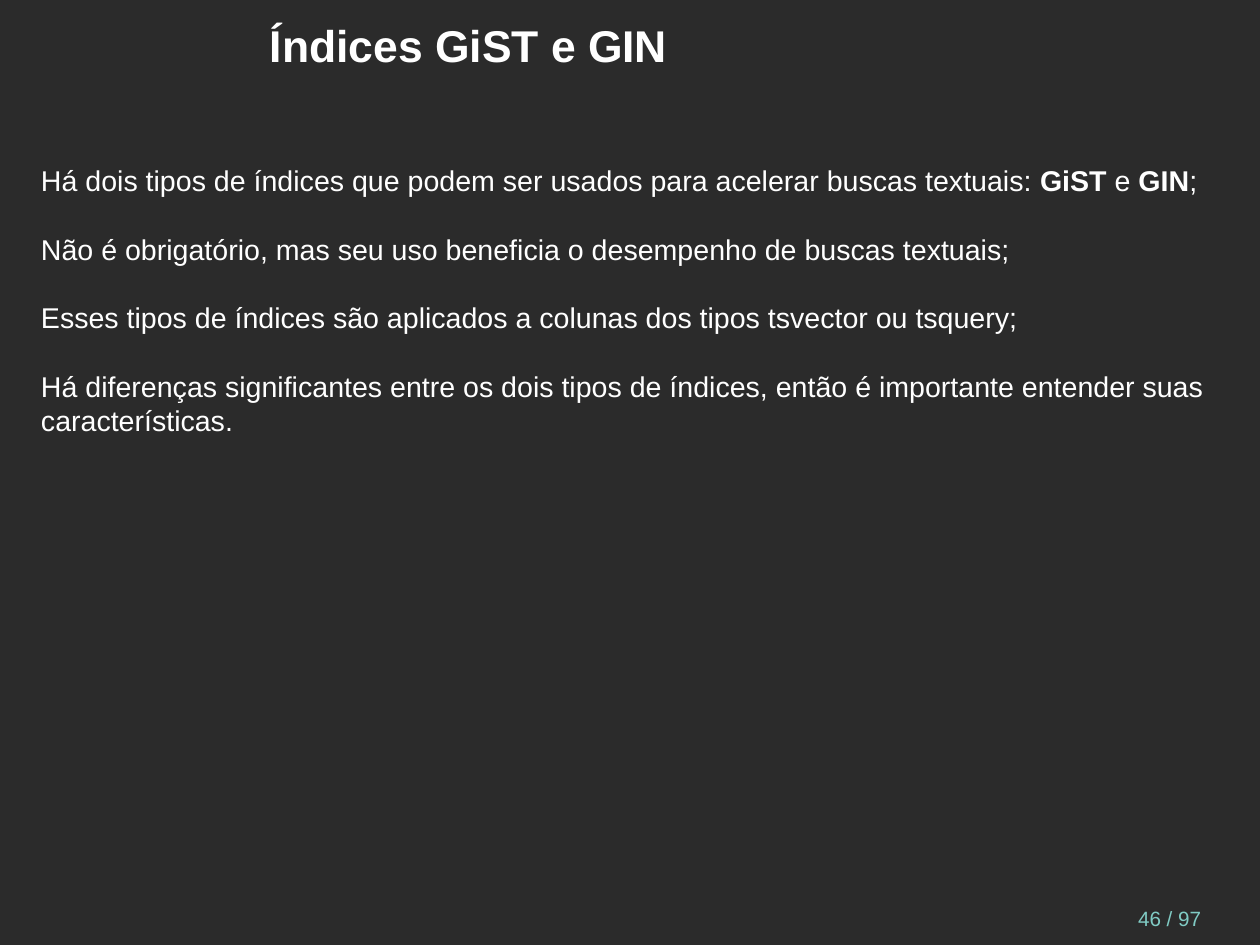
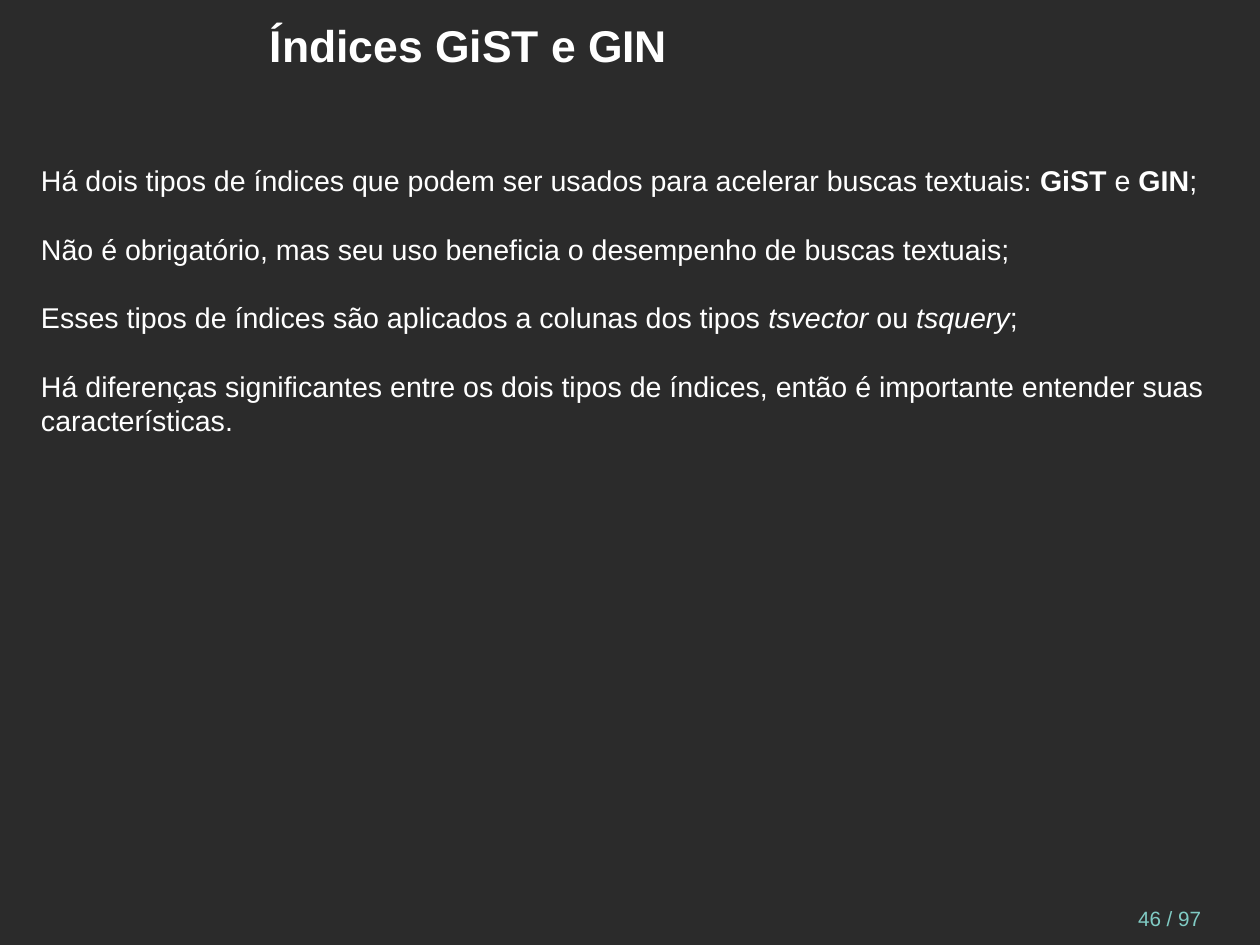
Before and after one commit to juliano777/db_fts, a slide deck: slide 46 of fts_pt-br.odp. Drawn at 1260x945 pixels with LibreOffice and Linux fonts; fonts in the diff are those of the drawing; background and template pictures are left out; a plain dark background stands for a picture behind light text. Boxes give left, top, right and bottom in pixels: in the first picture for what was removed or moved away, otherwise in the second. Text is boxed around its words. In the diff, an @@ line names an element or a change of style, - is before the commit and + after.

```diff
--- a/fts_pt-br.odp
+++ b/fts_pt-br.odp
@@ text at (41, 307, 1018, 334): italic on in "tsvector tsquery;" @@
```
Also in this commit, not shown: 17 other slides changed, 5 other files.
